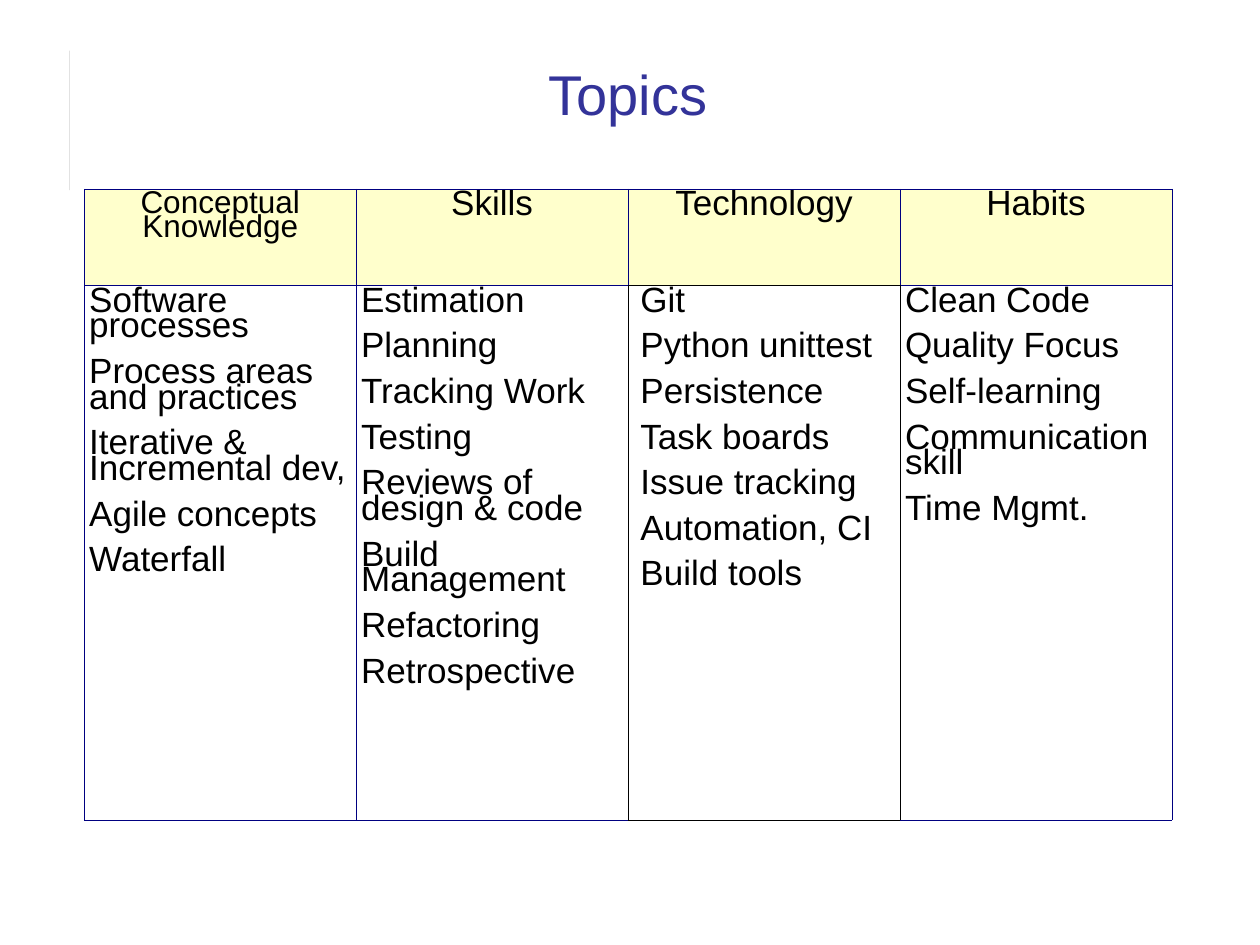
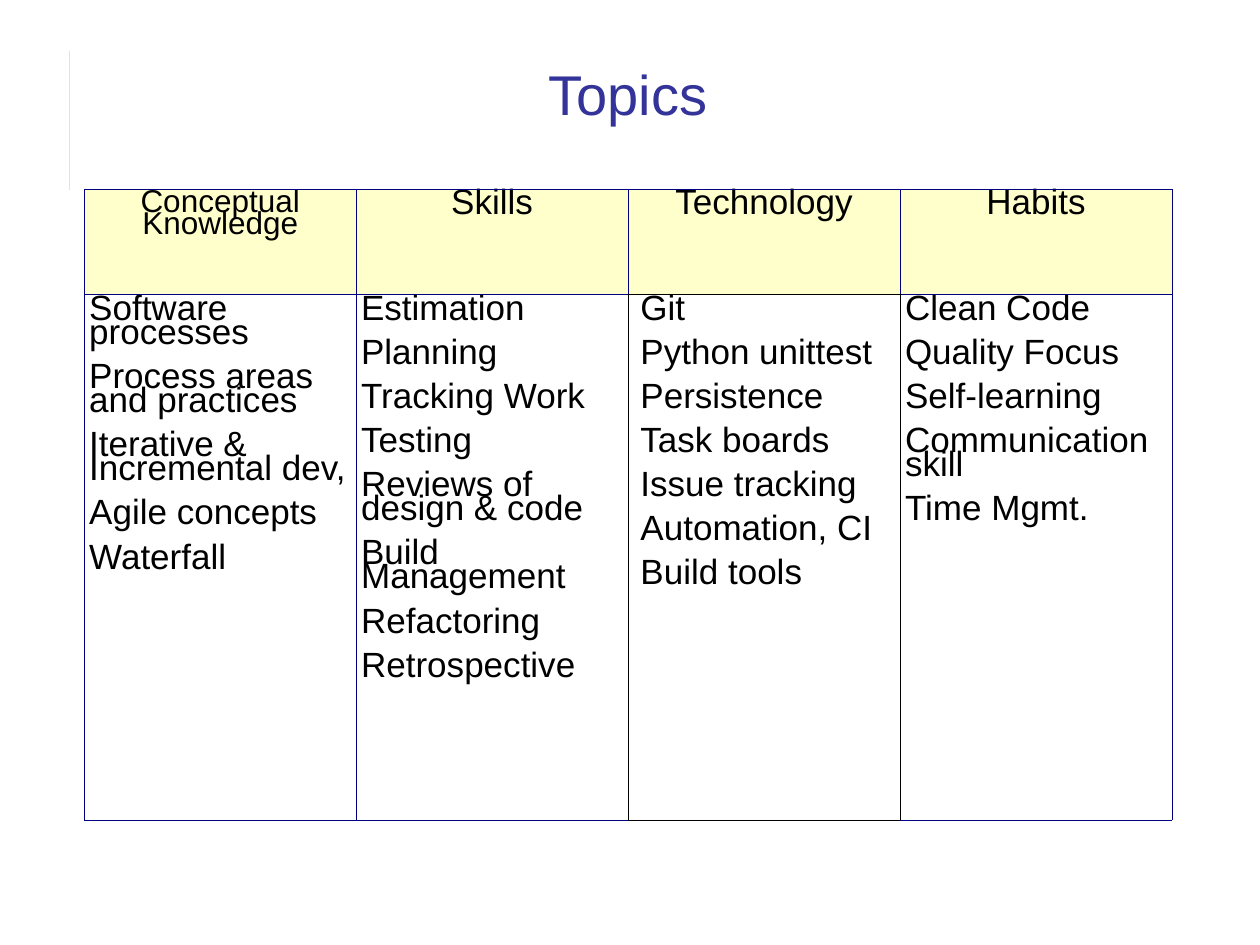
Before and after one commit to cpske/ISP, a slide deck: slide 4 of introduction/Introduction-to-Course.ppt. Drawn at 1260x945 pixels with LibreOffice and Linux fonts; fonts in the diff are those of the drawing. Boxes give left, top, right and bottom in pixels: in the first picture for what was removed or moved away, otherwise in the second. Text is boxed around its words. In the diff, an @@ line names an element or a change of style, - is before the commit and + after.

```diff
--- a/introduction/Introduction-to-Course.ppt
+++ b/introduction/Introduction-to-Course.ppt
@@ table at (x1=84, y1=189, x2=1173, y2=820) @@
@@ line spacing 0.66 to 0.62 @@
```
Also in this commit, not shown: 8 other slides changed, 2 other files.
